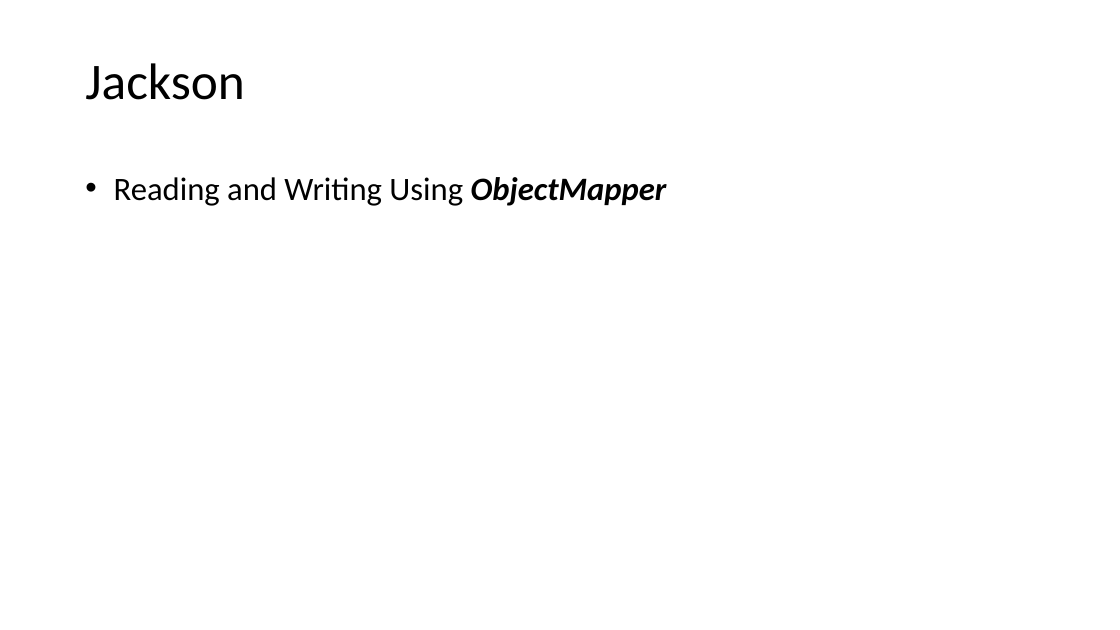
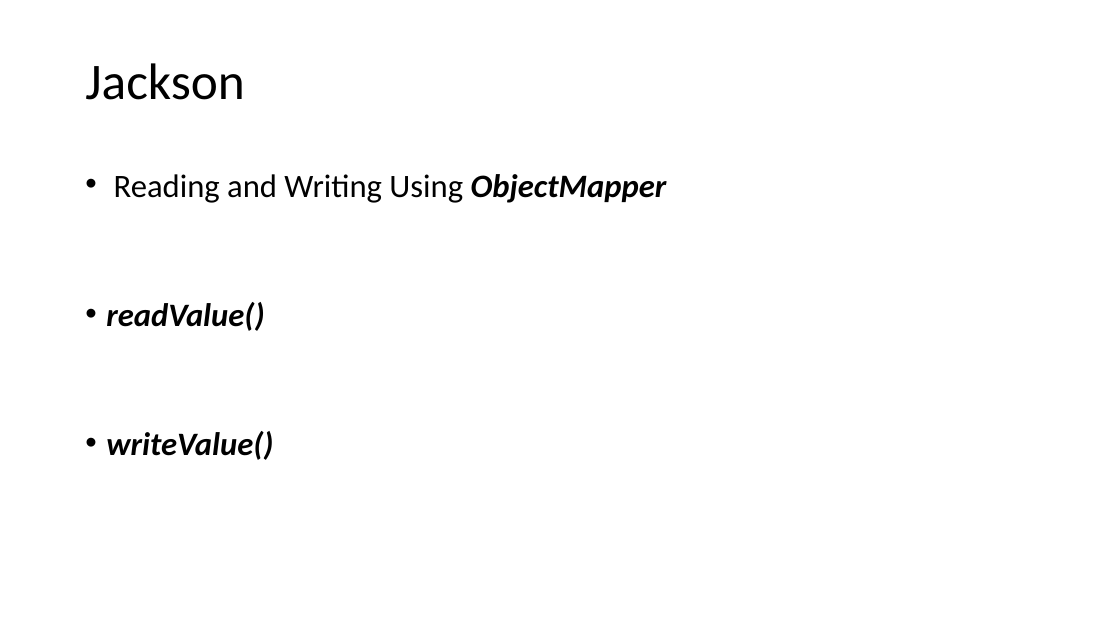
Before and after one commit to Hiruine/prezentari, a slide deck: slide 3 of json_binding(jackson)/presentation.pptx. Drawn at 1120x630 pixels with LibreOffice and Linux fonts; fonts in the diff are those of the drawing. Boxes give left, top, right and bottom in pixels: in the first picture for what was removed or moved away, otherwise in the second. Text is boxed around its words. In the diff, an @@ line names an element or a change of style, - is before the commit and + after.

```diff
--- a/json_binding(jackson)/presentation.pptx
+++ b/json_binding(jackson)/presentation.pptx
@@ text at bbox=[114, 174, 667, 203]: line spacing 0.9 to 0.8 @@
@@ text at bbox=[106, 302, 273, 460]: paragraphs added @@
+• readValue()
+• writeValue()
```
Also in this commit, not shown: 3 other slides changed, 2 slides added, 10 other files.
